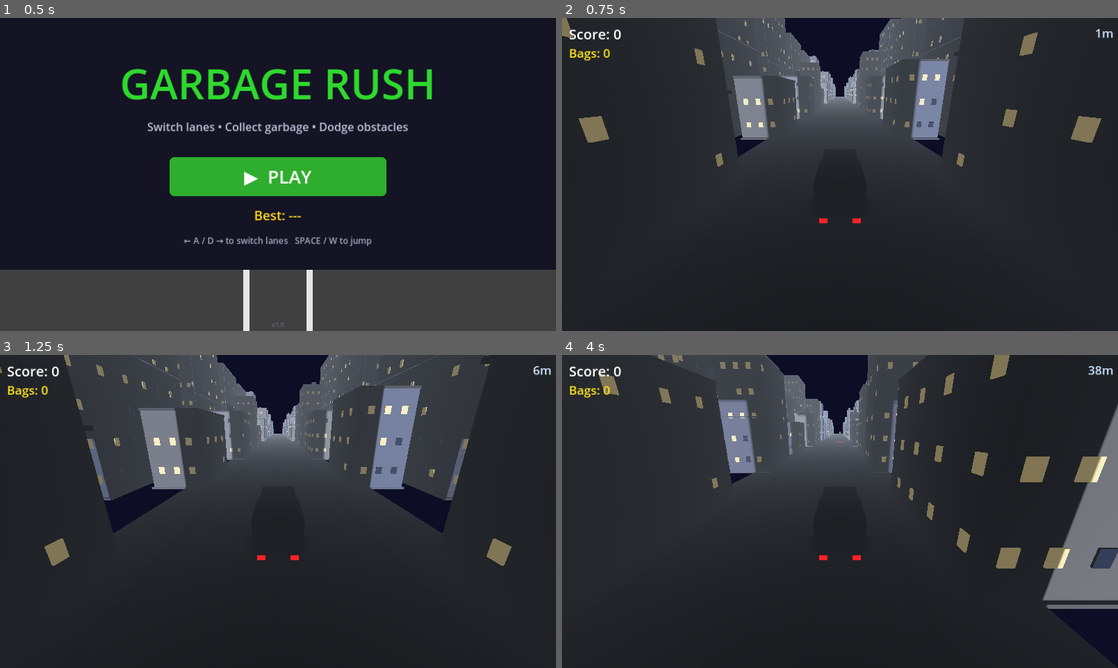
Above: before the commit, frames 1-4 (two rows, left to right).
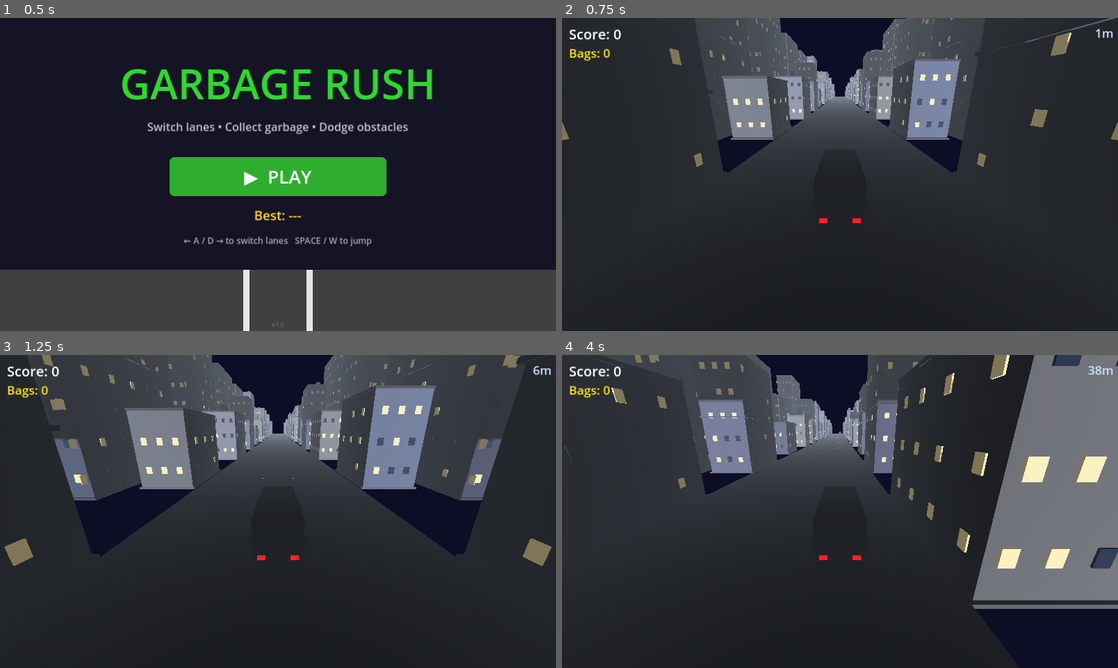
Above: after the commit, the same moments.

Repository: bhavyat81/runner
Game: Godot game, scene res://scenes/main_menu.tscn
Two runs of this game, one before a commit and one after it. Both use one fixed random seed, a clock stepped at 60 frames per second and the inputs below.
Inputs (mouse positions are in pixels of both pictures, inside the frame that each line leads up to):
- Up to frame 1 (0.5 s): no input
- Up to frame 2 (0.75 s): click "▶ PLAY" at 0.5 s
- Up to frame 3 (1.25 s): no input
- Up to frame 4 (4 s): move the mouse to (962, 495) at 1.27 s; hold D (move_right) 1.28-2.03 s; click (962, 495) at 1.42 s; tap Space (jump) at 1.52, 2.27, 3.77 s; move the mouse to (728, 527) at 2.02 s; hold A (move_left) 2.03-2.78 s; move the mouse to (895, 442) at 2.77 s; hold D (move_right) from 2.78 s (still down); move the mouse to (812, 574) at 3.52 s; click (812, 574) at 3.67 s

Frame 1 is identical in both runs. In frame 2, 6.3% of the frame differs, in the area x 0-100%, y 0-50%; in frame 3, 11%; in frame 4, 17%, in the area x 0-100%, y 0-82%.

Commit message:
Improve road layout: wider lanes, dashed lane lines, footpaths, adjusted buildings
Co-authored-by: bhavyat81 <233542359+bhavyat81@users.noreply.github.com>

Diff:
--- a/scenes/road_segment.tscn
+++ b/scenes/road_segment.tscn
@@ -1,88 +1,6 @@
-[gd_scene load_steps=13 format=3 uid="uid://roadsegment3d"]
+[gd_scene load_steps=2 format=3 uid="uid://roadsegment3d"]
 
 [ext_resource type="Script" path="res://scripts/road_segment.gd" id="1_road"]
 
-[sub_resource type="BoxMesh" id="BoxMesh_road"]
-size = Vector3(8.0, 0.1, 40.0)
-
-[sub_resource type="BoxMesh" id="BoxMesh_line"]
-size = Vector3(0.15, 0.12, 40.0)
-
-[sub_resource type="BoxMesh" id="BoxMesh_edgeline"]
-size = Vector3(0.2, 0.12, 40.0)
-
-[sub_resource type="BoxMesh" id="BoxMesh_curb"]
-size = Vector3(0.3, 0.25, 40.0)
-
-[sub_resource type="BoxMesh" id="BoxMesh_sidewalk"]
-size = Vector3(3.5, 0.08, 40.0)
-
-[sub_resource type="BoxMesh" id="BoxMesh_center_line"]
-size = Vector3(0.12, 0.13, 40.0)
-
-[sub_resource type="StandardMaterial3D" id="Mat_road"]
-albedo_color = Color(0.45, 0.45, 0.45, 1)
-
-[sub_resource type="StandardMaterial3D" id="Mat_line"]
-albedo_color = Color(1.0, 1.0, 1.0, 1)
-
-[sub_resource type="StandardMaterial3D" id="Mat_curb"]
-albedo_color = Color(0.6, 0.6, 0.58, 1)
-
-[sub_resource type="StandardMaterial3D" id="Mat_center_line"]
-albedo_color = Color(1.0, 0.85, 0.2, 1)
-
-[sub_resource type="StandardMaterial3D" id="Mat_sidewalk"]
-albedo_color = Color(0.72, 0.7, 0.68, 1)
-
 [node name="RoadSegment" type="Node3D"]
 script = ExtResource("1_road")
-
-[node name="Road" type="MeshInstance3D" parent="."]
-mesh = SubResource("BoxMesh_road")
-surface_material_override/0 = SubResource("Mat_road")
-
-[node name="LeftLaneLine" type="MeshInstance3D" parent="."]
-transform = Transform3D(1, 0, 0, 0, 1, 0, 0, 0, 1, -1.33, 0.06, 0)
-mesh = SubResource("BoxMesh_line")
-surface_material_override/0 = SubResource("Mat_line")
-
-[node name="RightLaneLine" type="MeshInstance3D" parent="."]
-transform = Transform3D(1, 0, 0, 0, 1, 0, 0, 0, 1, 1.33, 0.06, 0)
-mesh = SubResource("BoxMesh_line")
-surface_material_override/0 = SubResource("Mat_line")
-
-[node name="LeftEdgeLine" type="MeshInstance3D" parent="."]
-transform = Transform3D(1, 0, 0, 0, 1, 0, 0, 0, 1, -3.85, 0.06, 0)
-mesh = SubResource("BoxMesh_edgeline")
-surface_material_override/0 = SubResource("Mat_line")
-
-[node name="RightEdgeLine" type="MeshInstance3D" parent="."]
-transform = Transform3D(1, 0, 0, 0, 1, 0, 0, 0, 1, 3.85, 0.06, 0)
-mesh = SubResource("BoxMesh_edgeline")
-surface_material_override/0 = SubResource("Mat_line")
-
-[node name="LeftCurb" type="MeshInstance3D" parent="."]
-transform = Transform3D(1, 0, 0, 0, 1, 0, 0, 0, 1, -4.15, 0.12, 0)
-mesh = SubResource("BoxMesh_curb")
-surface_material_override/0 = SubResource("Mat_curb")
-
-[node name="RightCurb" type="MeshInstance3D" parent="."]
-transform = Transform3D(1, 0, 0, 0, 1, 0, 0, 0, 1, 4.15, 0.12, 0)
-mesh = SubResource("BoxMesh_curb")
-surface_material_override/0 = SubResource("Mat_curb")
-
-[node name="LeftSidewalk" type="MeshInstance3D" parent="."]
-transform = Transform3D(1, 0, 0, 0, 1, 0, 0, 0, 1, -5.75, 0.04, 0)
-mesh = SubResource("BoxMesh_sidewalk")
-surface_material_override/0 = SubResource("Mat_sidewalk")
-
-[node name="RightSidewalk" type="MeshInstance3D" parent="."]
-transform = Transform3D(1, 0, 0, 0, 1, 0, 0, 0, 1, 5.75, 0.04, 0)
-mesh = SubResource("BoxMesh_sidewalk")
-surface_material_override/0 = SubResource("Mat_sidewalk")
-
-[node name="CenterLaneLine" type="MeshInstance3D" parent="."]
-transform = Transform3D(1, 0, 0, 0, 1, 0, 0, 0, 1, 0, 0.07, 0)
-mesh = SubResource("BoxMesh_center_line")
-surface_material_override/0 = SubResource("Mat_center_line")
--- a/scripts/game.gd
+++ b/scripts/game.gd
@@ -23,8 +23,8 @@
 const NUM_SEGMENTS: int = 8
 const SPAWN_Z: float = -90.0
 const DESPAWN_Z: float = 25.0
-const BUILDING_X_NEAR: float = 8.0   # First row (close to road)
-const BUILDING_X_FAR: float = 14.0   # Second row (behind first)
+const BUILDING_X_NEAR: float = 9.0    # First row — inner edge meets footpath at ±6.5
+const BUILDING_X_FAR: float = 15.0    # Second row (behind first)
 const BUILDINGS_PER_SEGMENT: int = 2  # Buildings per segment per side
 const MOON_POSITION := Vector3(25.0, 45.0, -120.0)
 
--- a/scripts/garbage_marker.gd
+++ b/scripts/garbage_marker.gd
@@ -3,7 +3,7 @@
 # When the truck reaches this marker it collects the garbage (+10 score).
 extends Area3D
 
-const LANE_X: Array[float] = [-2.0, 0.0, 2.0]
+const LANE_X: Array[float] = [-3.0, 0.0, 3.0]
 
 @onready var marker_mesh: MeshInstance3D = $MarkerMesh
 @onready var garbage_bag: MeshInstance3D = $GarbageBag
--- a/scripts/obstacle.gd
+++ b/scripts/obstacle.gd
@@ -6,7 +6,7 @@
 @onready var mesh_instance: MeshInstance3D = $Mesh
 @onready var collision_shape: CollisionShape3D = $CollisionShape3D
 
-const LANE_X: Array[float] = [-2.0, 0.0, 2.0]
+const LANE_X: Array[float] = [-3.0, 0.0, 3.0]
 
 func _ready() -> void:
 	collision_layer = 2
--- a/scripts/road_segment.gd
+++ b/scripts/road_segment.gd
@@ -1,5 +1,102 @@
 # road_segment.gd
 # A single chunk of 3D road. Recycled by the game scene to create infinite road.
+# Procedurally builds: asphalt surface, dashed lane lines, solid edge lines,
+# curb strips, and raised concrete footpaths on both sides.
 extends Node3D
 
 const SEGMENT_LENGTH: float = 40.0
+
+# Road layout — must stay in sync with truck.gd / obstacle.gd / garbage_marker.gd
+const ROAD_HALF_WIDTH: float = 5.0       # Road spans X = -5 to +5 (10 units wide)
+const LANE_LINE_X: Array[float] = [-1.5, 1.5]   # Dashed dividers between the 3 lanes
+const EDGE_LINE_X: Array[float] = [-4.5, 4.5]   # Solid white edge lines
+const CURB_X_SIGN: Array[int] = [-1, 1]          # Curb side sign multipliers
+const FOOTPATH_HALF_WIDTH: float = 0.75           # Half of 1.5-unit footpath width
+const FOOTPATH_CENTER_OFFSET: float = 5.75        # |X| of footpath centre (5.0 + 0.75)
+const FOOTPATH_HEIGHT: float = 0.15               # How high the footpath sits above Y = 0
+
+# Dashed lane line parameters
+const DASH_LENGTH: float = 3.0
+const DASH_GAP: float = 3.0  # gap between dashes (dash + gap = one period)
+
+func _ready() -> void:
+	_build_road()
+	_build_dashed_lane_lines()
+	_build_edge_lines()
+	_build_curbs()
+	_build_footpaths()
+
+# --- Road surface (dark asphalt) ---
+func _build_road() -> void:
+	var road := MeshInstance3D.new()
+	var mesh := BoxMesh.new()
+	mesh.size = Vector3(ROAD_HALF_WIDTH * 2.0, 0.1, SEGMENT_LENGTH)
+	road.mesh = mesh
+	var mat := StandardMaterial3D.new()
+	mat.albedo_color = Color(0.28, 0.28, 0.28, 1.0)
+	road.material_override = mat
+	add_child(road)
+
+# --- Dashed white lane dividers at X = ±1.5 ---
+# Each dash is 3 units long with a 3-unit gap (6-unit repeat period).
+func _build_dashed_lane_lines() -> void:
+	var mat := StandardMaterial3D.new()
+	mat.albedo_color = Color(1.0, 1.0, 1.0, 1.0)
+
+	for x: float in LANE_LINE_X:
+		var period := DASH_LENGTH + DASH_GAP
+		# First dash centre starts half a period in from the segment start edge
+		var z := -SEGMENT_LENGTH * 0.5 + DASH_LENGTH * 0.5 + DASH_GAP * 0.5
+		while z <= SEGMENT_LENGTH * 0.5:
+			var dash := MeshInstance3D.new()
+			var mesh := BoxMesh.new()
+			mesh.size = Vector3(0.15, 0.02, DASH_LENGTH)
+			dash.mesh = mesh
+			dash.material_override = mat
+			dash.position = Vector3(x, 0.06, z)
+			add_child(dash)
+			z += period
+
+# --- Solid white edge lines at X = ±4.5 ---
+func _build_edge_lines() -> void:
+	var mat := StandardMaterial3D.new()
+	mat.albedo_color = Color(1.0, 1.0, 1.0, 1.0)
+
+	for x: float in EDGE_LINE_X:
+		var line := MeshInstance3D.new()
+		var mesh := BoxMesh.new()
+		mesh.size = Vector3(0.2, 0.02, SEGMENT_LENGTH)
+		line.mesh = mesh
+		line.material_override = mat
+		line.position = Vector3(x, 0.06, 0.0)
+		add_child(line)
+
+# --- Curb strips at road-to-footpath boundary (X = ±5.0) ---
+func _build_curbs() -> void:
+	var mat := StandardMaterial3D.new()
+	mat.albedo_color = Color(0.62, 0.60, 0.58, 1.0)
+
+	for s: int in CURB_X_SIGN:
+		var curb := MeshInstance3D.new()
+		var mesh := BoxMesh.new()
+		mesh.size = Vector3(0.25, 0.2, SEGMENT_LENGTH)
+		curb.mesh = mesh
+		curb.material_override = mat
+		# Centre the curb at X = ±5.125 so its inner edge meets the road at ±5.0
+		curb.position = Vector3(s * (ROAD_HALF_WIDTH + 0.125), 0.1, 0.0)
+		add_child(curb)
+
+# --- Raised concrete footpaths (X = ±5.0 to ±6.5) ---
+func _build_footpaths() -> void:
+	var mat := StandardMaterial3D.new()
+	mat.albedo_color = Color(0.72, 0.70, 0.68, 1.0)
+
+	for s: int in CURB_X_SIGN:
+		var fp := MeshInstance3D.new()
+		var mesh := BoxMesh.new()
+		mesh.size = Vector3(FOOTPATH_HALF_WIDTH * 2.0, FOOTPATH_HEIGHT, SEGMENT_LENGTH)
+		fp.mesh = mesh
+		fp.material_override = mat
+		# Centre at ±5.75; top of footpath sits at Y = FOOTPATH_HEIGHT (raised above road)
+		fp.position = Vector3(s * FOOTPATH_CENTER_OFFSET, FOOTPATH_HEIGHT * 0.5, 0.0)
+		add_child(fp)
--- a/scripts/truck.gd
+++ b/scripts/truck.gd
@@ -3,8 +3,8 @@
 # Handles lane switching, jumping, and death detection.
 extends CharacterBody3D
 
-# Lane X positions: left=-2, center=0, right=2
-const LANES: Array[float] = [-2.0, 0.0, 2.0]
+# Lane X positions: left=-3, center=0, right=3
+const LANES: Array[float] = [-3.0, 0.0, 3.0]
 var current_lane: int = 1  # Start in centre lane
 
 # Movement constants
